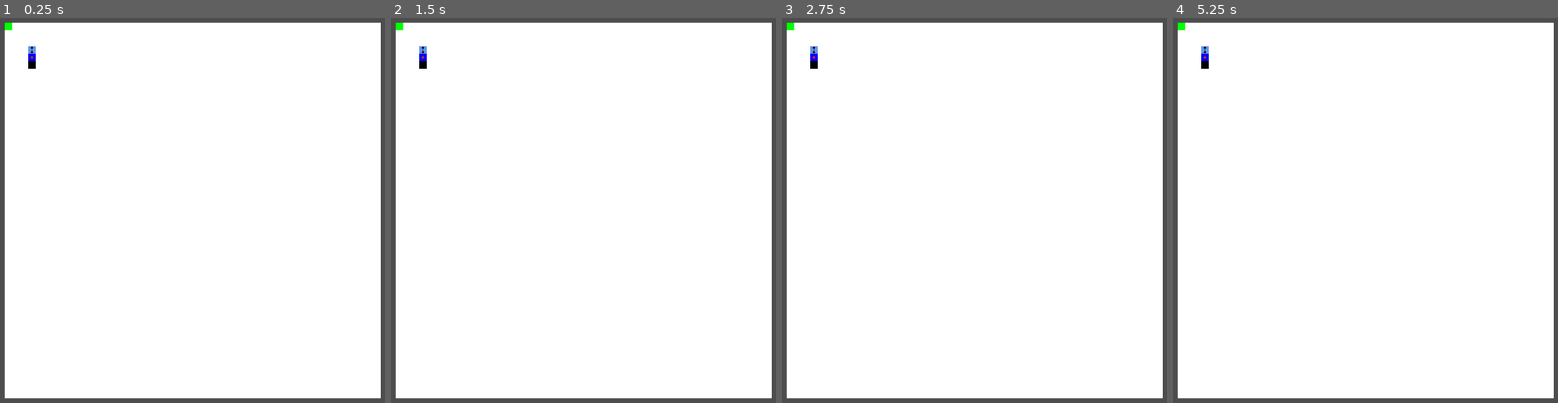
Above: before the commit, frames 1-4 (left to right).
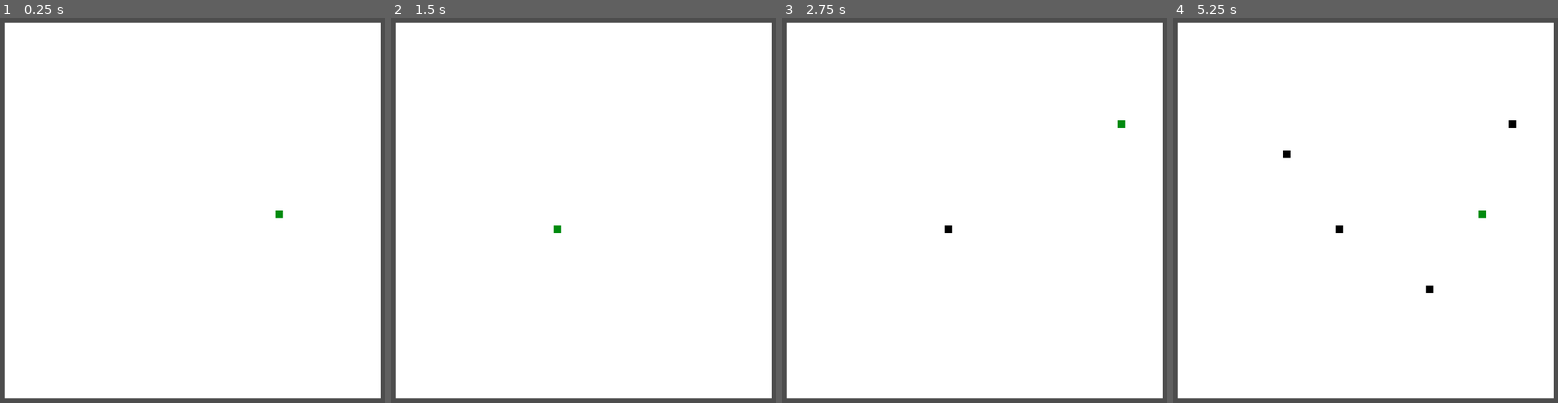
Above: after the commit, the same moments.

Repository: lycilph/GodotCreeper
Game: Godot game, scene res://FluidSimulation/fluid_simulation_node.tscn
Two runs of this game, one before a commit and one after it. Both use one fixed random seed, a clock stepped at 60 frames per second and the inputs below.
Inputs (mouse positions are in pixels of both pictures, inside the frame that each line leads up to):
- Up to frame 1 (0.25 s): no input
- Up to frame 2 (1.5 s): tap Enter at 0.5 s; move the mouse to (outside the picture) at 0.52 s; click (outside the picture) at 0.67 s; tap Space at 1.25 s; move the mouse to (560, 229) at 1.27 s; click (560, 229) at 1.42 s
- Up to frame 3 (2.75 s): tap Enter at 2 s; move the mouse to (1120, 125) at 2.02 s; click (1120, 125) at 2.17 s
- Up to frame 4 (5.25 s): tap Space at 2.75, 4.25 s; move the mouse to (1427, 287) at 2.77 s; click (1427, 287) at 2.92 s; tap Enter at 3.5 s; move the mouse to (outside the picture) at 3.52 s; click (outside the picture) at 3.67 s; move the mouse to (1284, 152) at 4.27 s; click (1284, 152) at 4.42 s; move the mouse to (1484, 210) at 5.02 s; click (1484, 210) at 5.17 s

The runs differ from the first frame. In frame 1, 0.2% of the frame differs, in the area x 1-74%, y 1-53%; in frame 2, 0.2%; in frame 3, 0.2%; in frame 4, 0.4%, in the area x 1-90%, y 1-72%.

Commit message:
Working on custom drawing of fluid simulation

Diff:
--- a/TestProject/FluidSimulation/Cell.gd
+++ b/TestProject/FluidSimulation/Cell.gd
@@ -1,12 +1,12 @@
 class_name Cell
 
-enum {BLANK, SOLID}
+enum TYPE {BLANK, SOLID}
 enum {UP, RIGHT, DOWN, LEFT}
 
 # Data per cell
 var fluid : float
 var buffer : float
-var type = BLANK
+var type : TYPE = TYPE.BLANK
 
 # Other data
 var settled : bool = false
--- a/TestProject/FluidSimulation/Grid.gd
+++ b/TestProject/FluidSimulation/Grid.gd
@@ -1,33 +1,17 @@
-class_name Grid extends Node2D
-
-var tile : Texture
-var arrows : Texture
-var settled : Texture
+class_name Grid
 
 var cells : Array
 var width : int
 var height : int
-var tile_size : int
 
 
 func _init(w : int, h : int):
 	width = w
 	height = h
+	cells.resize(width*height)
+	for i in cells.size():
+		cells[i] = Cell.new()
 
 
-func _ready():
-	name = "Grid"
-	tile = load("res://Assets/tile.png")
-	arrows = load("res://Assets/arrows.png")
-	settled = load("res://Assets/settled.png")
-	tile_size = tile.get_width()
-
-
-func _draw():
-	draw_texture(tile, Vector2(0,0), Color.GREEN)
-
-	draw_texture(tile, Vector2(50,50), Color.CORNFLOWER_BLUE)
-	draw_texture(tile, Vector2(50,66), Color.BLUE)
-	draw_texture(tile, Vector2(50,82), Color.BLACK)
-	draw_texture_rect_region(arrows, Rect2(50,50,16,16), Rect2(16,16,16,16))
-	draw_texture(settled, Vector2(50,66))
+func set_cell(x : int, y : int):
+	cells[y*width+x].type = Cell.TYPE.SOLID
--- /dev/null
+++ b/TestProject/FluidSimulation/cell_renderer.gd
@@ -0,0 +1,34 @@
+class_name CellRenderer extends Node2D
+
+@export var tile : Texture
+@export var arrows : Texture
+@export var settled : Texture
+
+var grid : Grid
+var tile_size : int
+
+
+func _ready():
+	tile_size = tile.get_width()
+
+
+func _process(_delta):
+	queue_redraw()
+
+
+func _draw():
+	var x
+	var y
+	for i in grid.cells.size():
+		if (grid.cells[i].type == Cell.TYPE.SOLID):
+			x = i % grid.width
+			y = i / grid.width
+			draw_texture(tile, Vector2(x*tile_size, y*tile_size), Color.BLACK)
+
+#	draw_texture(tile, Vector2(0,0), Color.GREEN)
+#
+#	draw_texture(tile, Vector2(50,50), Color.CORNFLOWER_BLUE)
+#	draw_texture(tile, Vector2(50,66), Color.BLUE)
+#	draw_texture(tile, Vector2(50,82), Color.BLACK)
+#	draw_texture_rect_region(arrows, Rect2(50,50,16,16), Rect2(16,16,16,16))
+#	draw_texture(settled, Vector2(50,66))
--- a/TestProject/FluidSimulation/fluid_simulation_node.gd
+++ b/TestProject/FluidSimulation/fluid_simulation_node.gd
@@ -1,13 +1,31 @@
 extends Node2D
+
+@export var renderer : CellRenderer
+@export var selection : Sprite2D
 
 var grid : Grid
 var boundary = Vector2(10,10)
+var tile
 
 
 func _ready():
 	grid = Grid.new(50,50)
-	grid.position = boundary
-	add_child(grid)
+	renderer.grid = grid
+	tile = renderer.tile_size
+
+
+func _process(_delta):
+	var pos = get_global_mouse_position()
+	var x = floori(pos.x - boundary.x) / tile
+	var y = floori(pos.y - boundary.y) / tile
+	if (x >= 0 and x < grid.width and y >= 0 and y < grid.height):
+		selection.visible = true
+		selection.position = Vector2(x*tile,y*tile) + boundary
+	else:
+		selection.visible = false
+
+	if (Input.is_mouse_button_pressed(MOUSE_BUTTON_LEFT) and selection.visible):
+		grid.set_cell(x,y)
 
 
 func _input(event):
--- a/TestProject/FluidSimulation/fluid_simulation_node.tscn
+++ b/TestProject/FluidSimulation/fluid_simulation_node.tscn
@@ -1,12 +1,30 @@
-[gd_scene load_steps=2 format=3 uid="uid://k81h8fq3t1tj"]
+[gd_scene load_steps=6 format=3 uid="uid://k81h8fq3t1tj"]
 
+[ext_resource type="Script" path="res://FluidSimulation/cell_renderer.gd" id="1_qw3td"]
 [ext_resource type="Script" path="res://FluidSimulation/fluid_simulation_node.gd" id="1_yf4e0"]
+[ext_resource type="Texture2D" uid="uid://baonrnhtse6lc" path="res://Assets/tile.png" id="3_jyi2p"]
+[ext_resource type="Texture2D" uid="uid://dq2c35qcpl105" path="res://Assets/arrows.png" id="4_y7dw1"]
+[ext_resource type="Texture2D" uid="uid://s8a2nrbf8ih1" path="res://Assets/settled.png" id="5_x3k3h"]
 
-[node name="FluidSimulationNode" type="Node2D"]
+[node name="FluidSimulationNode" type="Node2D" node_paths=PackedStringArray("renderer", "selection")]
 script = ExtResource("1_yf4e0")
+renderer = NodePath("CellRenderer")
+selection = NodePath("Selection")
 
 [node name="Background" type="ColorRect" parent="."]
 offset_left = 10.0
 offset_top = 10.0
 offset_right = 810.0
 offset_bottom = 810.0
+
+[node name="CellRenderer" type="Node2D" parent="."]
+position = Vector2(10, 10)
+script = ExtResource("1_qw3td")
+tile = ExtResource("3_jyi2p")
+arrows = ExtResource("4_y7dw1")
+settled = ExtResource("5_x3k3h")
+
+[node name="Selection" type="Sprite2D" parent="."]
+modulate = Color(0, 0.541176, 0.054902, 1)
+texture = ExtResource("3_jyi2p")
+centered = false
--- a/TestProject/project.godot
+++ b/TestProject/project.godot
@@ -15,6 +15,10 @@
 config/features=PackedStringArray("4.0", "Mobile")
 config/icon="res://icon.svg"
 
+[debug]
+
+gdscript/warnings/integer_division=0
+
 [display]
 
 window/size/viewport_width=1200
